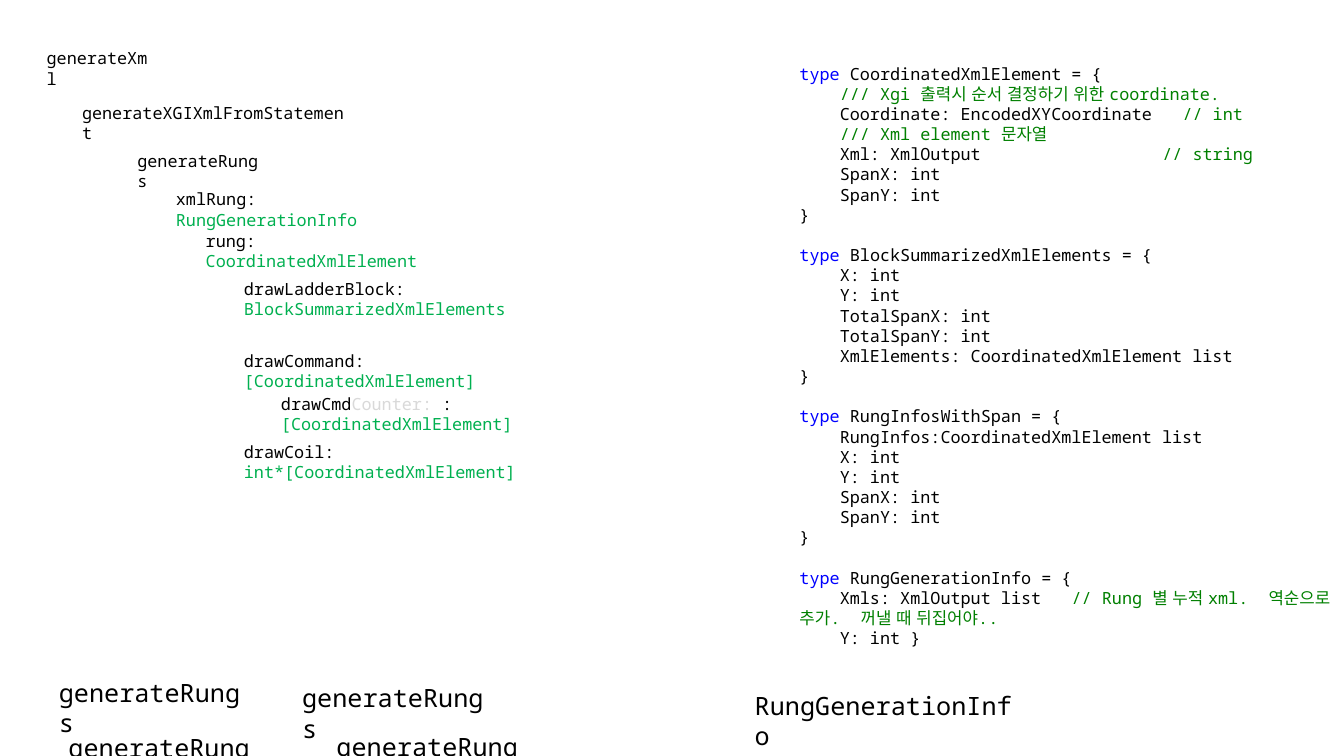
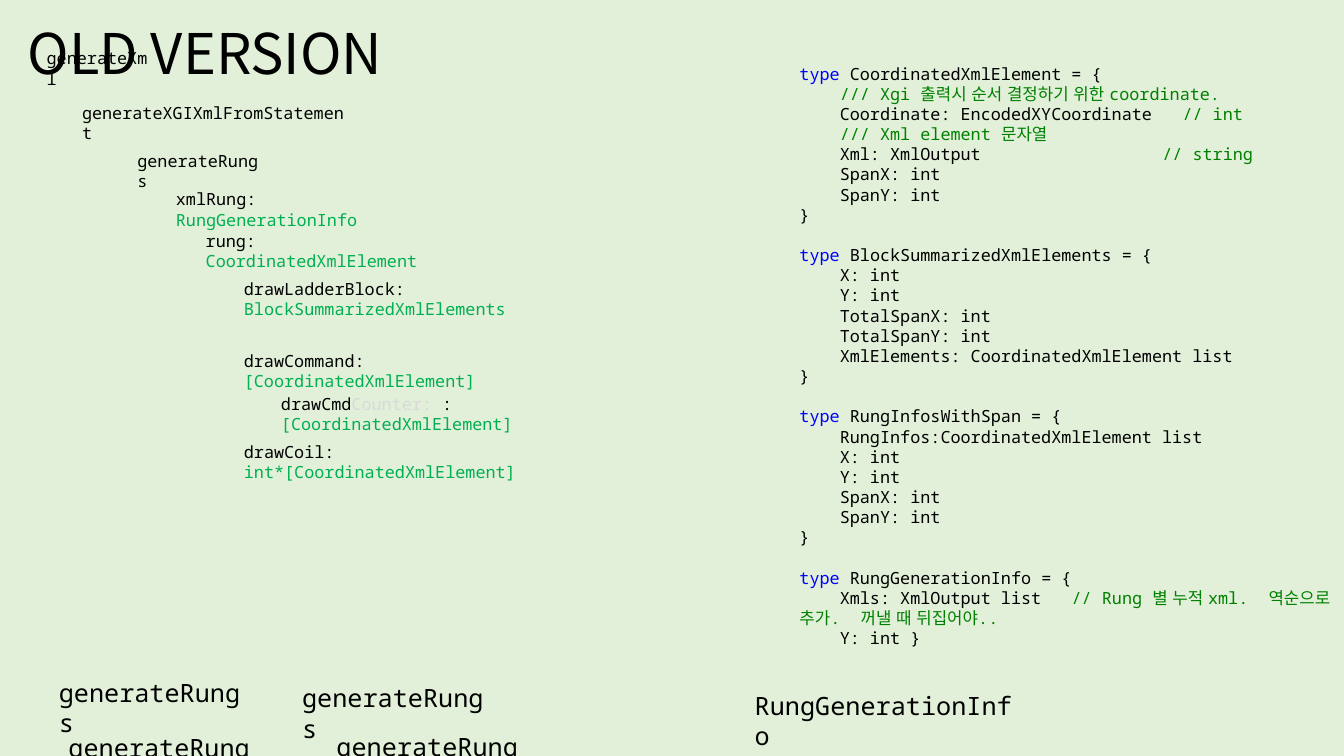
Before and after one commit to DualsoftDev/ds, a slide deck: slide 9 of DsDotNet/src/PLC/PLC.CodeGen.LSXGI/Documents/XgiLadder.pptx. Drawn at 1344x756 pixels with LibreOffice and Linux fonts; fonts in the diff are those of the drawing. Boxes give left, top, right and bottom in pixels: in the first picture for what was removed or moved away, otherwise in the second. Text is boxed around its words. In the diff, an @@ line names an element or a change of style, - is before the commit and + after.

```diff
--- a/DsDotNet/src/PLC/PLC.CodeGen.LSXGI/Documents/XgiLadder.pptx
+++ b/DsDotNet/src/PLC/PLC.CodeGen.LSXGI/Documents/XgiLadder.pptx
@@ background #FFFFFF to #E2F0D9 @@
@@ text added at bbox=[28, 32, 382, 85], 40 pt, text #000000 @@
+OLD VERSION
```
Also in this commit, not shown: 1 slide added, 1 other file.
